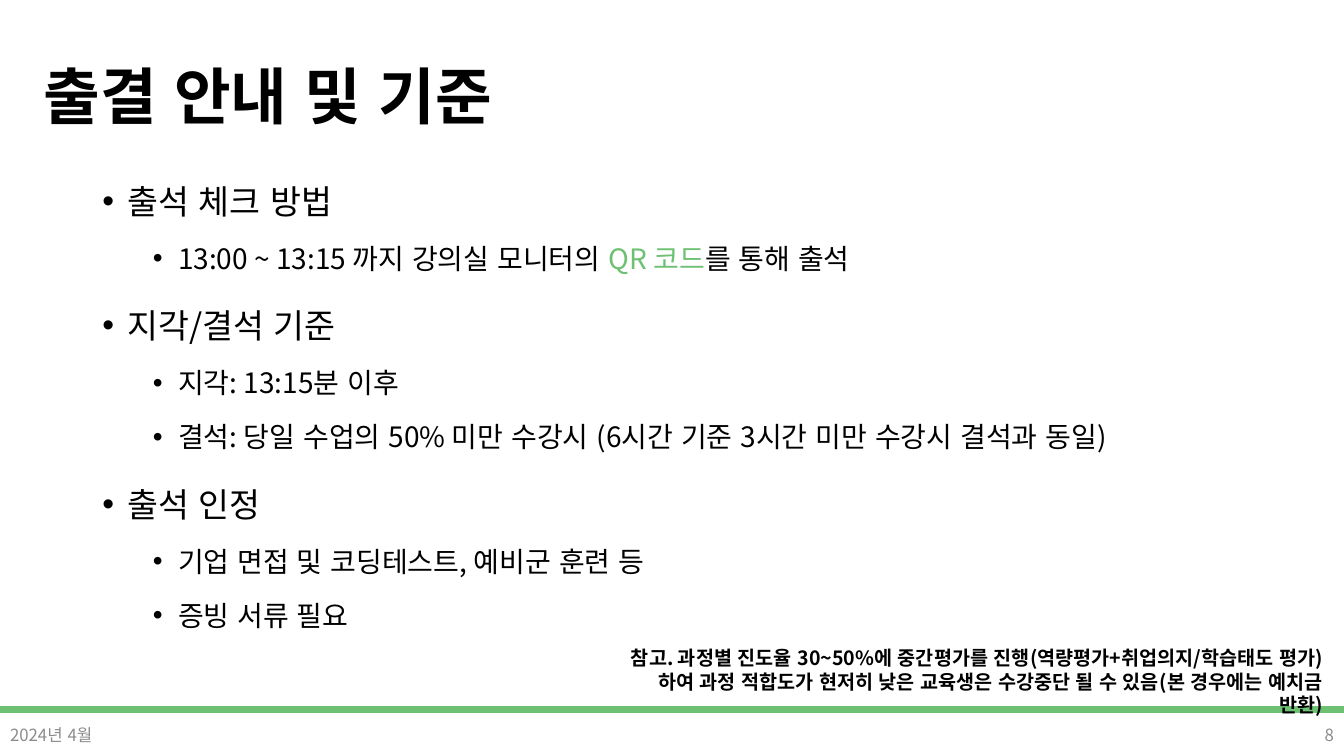
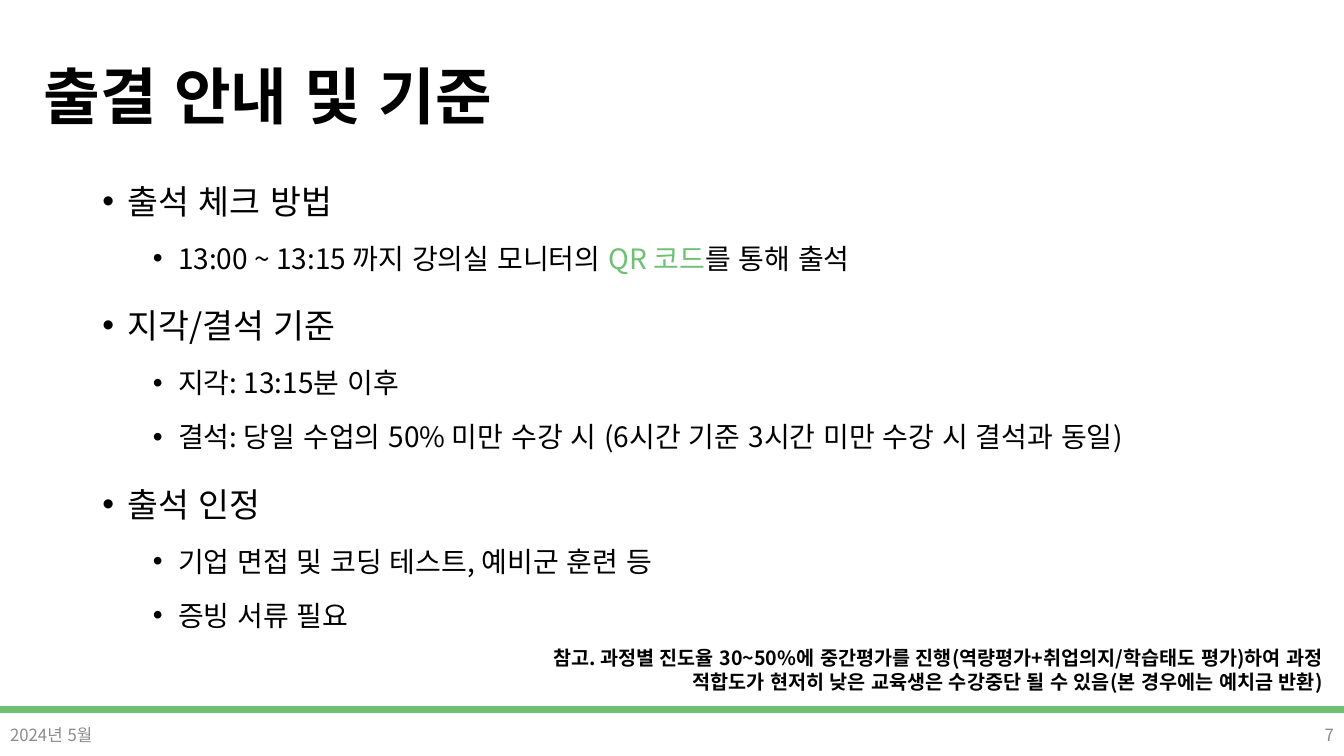
Before and after one commit to DevDamon0527/SeSAC_Yeongdeungpo_Campus_6th, a slide deck: slide 7 of material/[SeSAC_YDP_6] 01_ot,git.pptx (slide 8 before the commit). Drawn at 1344x756 pixels with LibreOffice and Linux fonts; fonts in the diff are those of the drawing; background and template pictures are left out. Boxes give left, top, right and bottom in pixels: in the first picture for what was removed or moved away, otherwise in the second. Text is boxed around its words. In the diff, an @@ line names an element or a change of style, - is before the commit and + after.

```diff
--- a/material/[SeSAC_YDP_6] 01_ot,git.pptx
+++ b/material/[SeSAC_YDP_6] 01_ot,git.pptx
@@ text at bbox=[178, 423, 1122, 453]: spaces changed @@
-  • 결석: 당일 수업의 50% 미만 수강시 (6시간 기준 3시간 미만 수강시 결석과 동일)
+  • 결석: 당일 수업의 50% 미만 수강 시 (6시간 기준 3시간 미만 수강 시 결석과 동일)
@@ text at bbox=[178, 548, 652, 577]: spaces changed @@
-  • 기업 면접 및 코딩테스트, 예비군 훈련 등
+  • 기업 면접 및 코딩 테스트, 예비군 훈련 등
@@ text "참고. 과정별 진도율 30~50%에 중간평가를 ..." rewrapped from bbox=[631, 648, 1323, 718] to bbox=[553, 648, 1323, 695] @@
@@ text at bbox=[10, 727, 93, 742]: text changed @@
-2024년 4월
+2024년 5월
@@ page number at bbox=[1325, 729, 1334, 741]: text changed @@
-8
+7
```
Also in this commit, not shown: 29 other slides changed, 5 slides added, 4 slides removed.
